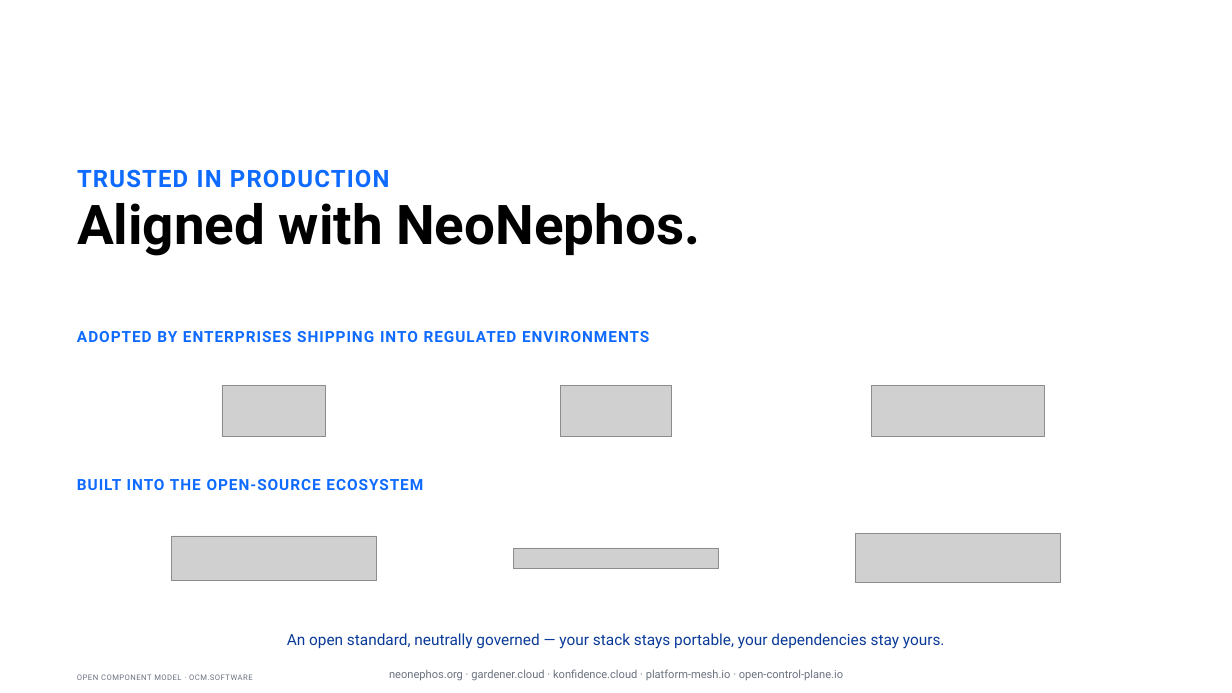
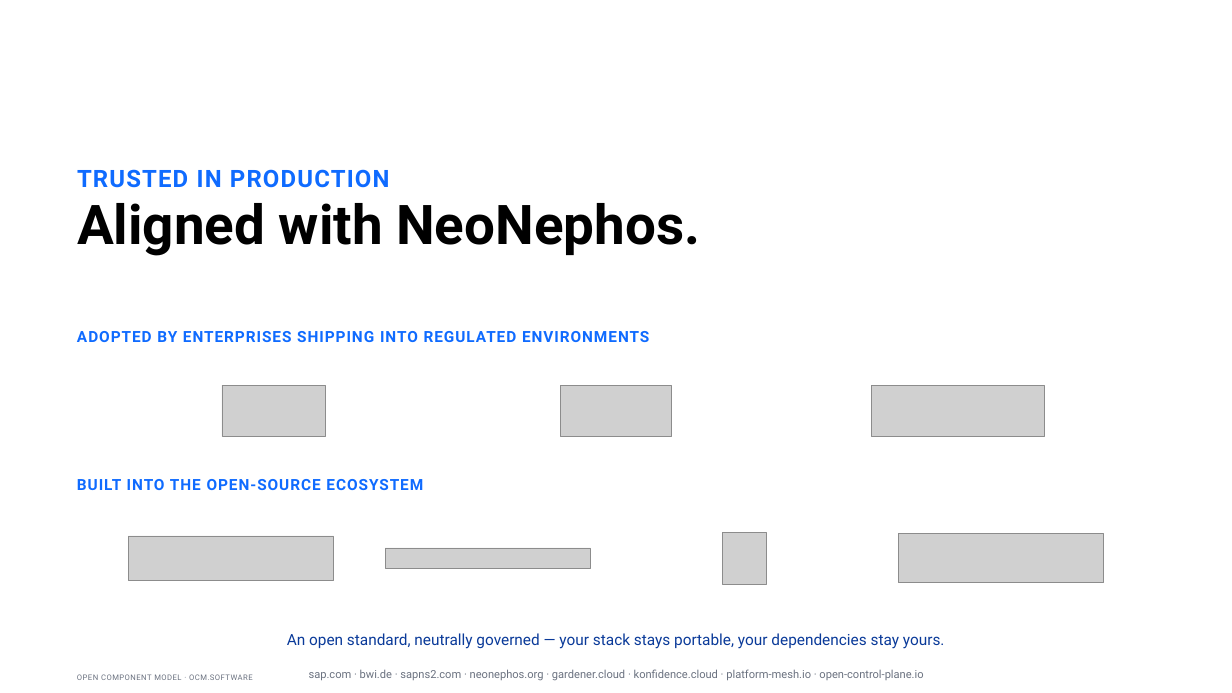
Before and after one commit to morri-son/open-component-model, a slide deck: slide 12 of docs/community/marketing/decks/exec-phase1/OCM-Sovereign-Delivery-Exec.pptx. Drawn at 1232x693 pixels with LibreOffice and Linux fonts; fonts in the diff are those of the drawing; grey boxes stand for pictures. Boxes give left, top, right and bottom in pixels: in the first picture for what was removed or moved away, otherwise in the second. Text is boxed around its words. In the diff, an @@ line names an element or a change of style, - is before the commit and + after.

```diff
--- a/docs/community/marketing/decks/exec-phase1/OCM-Sovereign-Delivery-Exec.pptx
+++ b/docs/community/marketing/decks/exec-phase1/OCM-Sovereign-Delivery-Exec.pptx
@@ picture: place and size @@
-picture at (171,536,376,580)
+picture at (128,536,333,580)
@@ picture added at (723,533,766,584) @@
@@ picture: place and size @@
-picture at (855,533,1060,583)
+picture at (898,533,1103,583)
@@ picture: place and size @@
-picture at (513,548,718,569)
+picture at (385,548,590,569)
@@ text at (309,669,923,681): text changed @@
-neonephos.org · gardener.cloud · konfidence.cloud · platform-mesh.io · open-control-plane.io
+sap.com · bwi.de · sapns2.com · neonephos.org · gardener.cloud · konfidence.cloud · platform-mesh.io · open-control-plane.io
```
Also in this commit, not shown: 1 other slide changed, 1 slide added, 8 other files.
